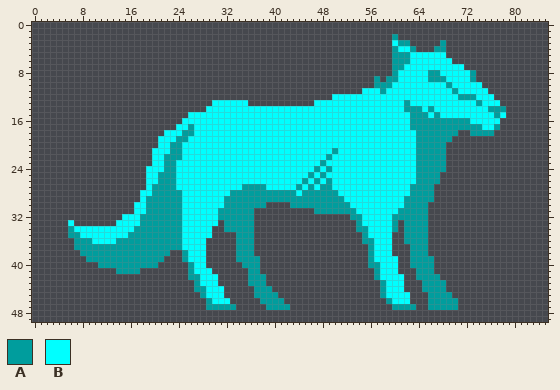
Sprite sheet, stored at sprites/images/spr_enemy_0.png. That is the earlier state.
The file is 86x50 pixels. Pixels under 10% opacity are left out.
Palette (. is transparent): A #009d9d  B #00ffff
Pixels before (only the part around the change), first column x 3:
27 ................BAAAABBBBBBBBB
28 ...............BBAAAAABBBBBBBB
29 ...............BAAAAAABBBBBBBA
30 ..............BBAAAAAABBBBBBBA
31 ..............BBAAAAAABBBBBBAA
32 ............BBBAAAAAAABBBBBBAA
33 ...B.......BBBBAAAAAAABBBBBB.A
34 ...ABBBBBBBBBBAAAAAAAABBBBB..A
35 ...AABBBBBBBBAAAAAAAAABBBBB...
36 ....AAABBBBAAAAAAAAAAABBBB....
37 ....AAAAAAAAAAAAAAAAAABBBB....
38 .....AAAAAAAAAAAAAAA..ABBB....
39 ......AAAAAAAAAAAAA...ABBB....
40 ........AAAAAAAAAA.....ABB....
41 ...........AAAA........ABBB...
42 .......................AABBB..
43 ........................ABBB..
44 ........................AABBB.
45 .........................ABBB.
46 ..........................ABBB
47 ..........................AAAA
48 ..............................
49 ..............................
The result:
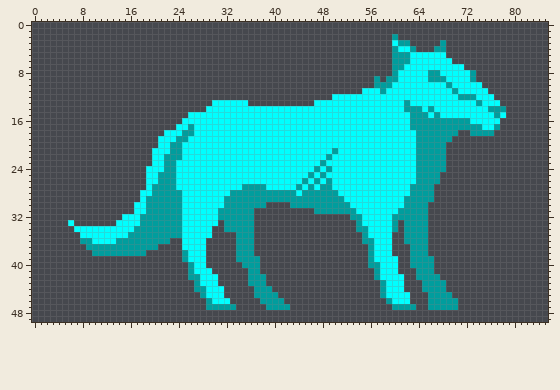
Difference:
Changed rows in their new state; - is an unchanged pixel.
first column x 6:
34 .------------------
35 ..-----------------
36 -.---------------..
37 -..------------....
38 --..---------....--
39 ---.............---
40 -----..........----
41 --------....-------
Boxes around the changes in both pictures, in picture pixels (x1, y1, x2, y2):
erased: (68, 226, 182, 274)
